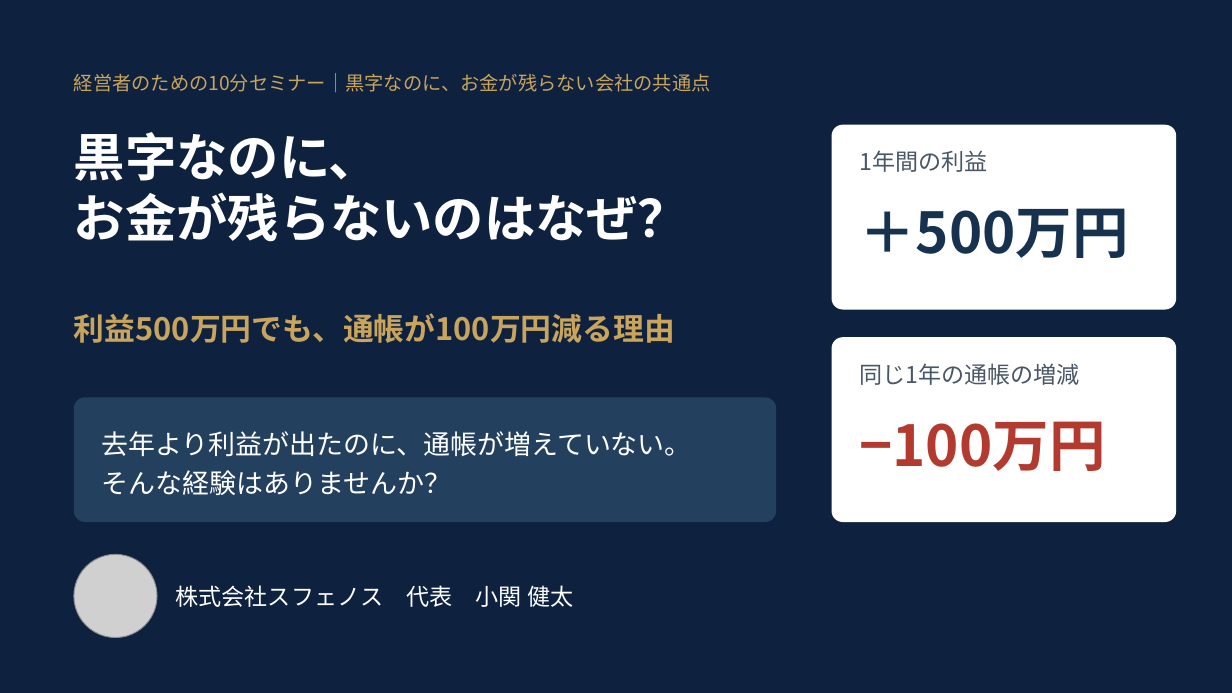
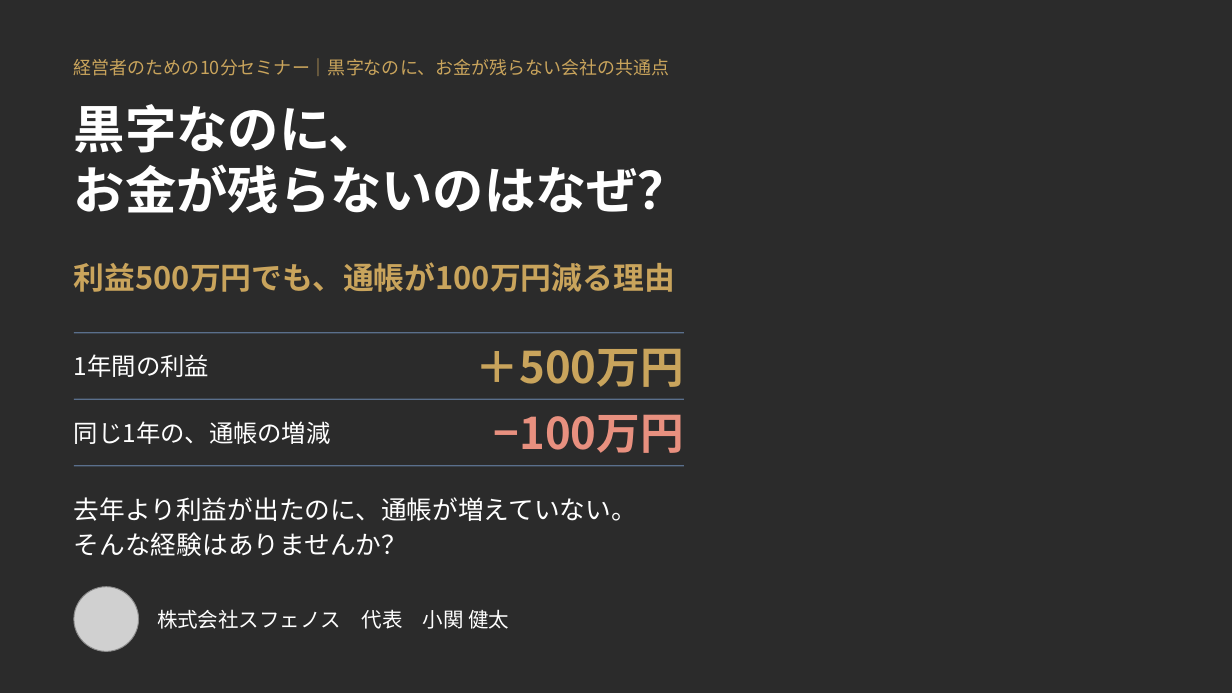
Before and after one commit to koseken0719-lang/kentakoseki0719, a slide deck: slide 1 of seminar/kuroji_okane_seminar.pptx. Drawn at 1232x693 pixels with LibreOffice and Linux fonts; fonts in the diff are those of the drawing; grey boxes stand for pictures; background and template pictures are left out; a plain dark background stands for a picture behind light text. Boxes give left, top, right and bottom in pixels: in the first picture for what was removed or moved away, otherwise in the second. Text is boxed around its words. In the diff, an @@ line names an element or a change of style, - is before the commit and + after.

```diff
--- a/seminar/kuroji_okane_seminar.pptx
+++ b/seminar/kuroji_okane_seminar.pptx
@@ background #0E2240 to picture (left out) @@
@@ text "経営者のための10分セミナー｜黒字なのに、お金が残らない会社の共通点": place and size @@
-text "経営者のための10分セミナー｜黒字なのに、お金が残らない会社の共通点" at [74, 73, 711, 93]
+text "経営者のための10分セミナー｜黒字なのに、お金が残らない会社の共通点" at [74, 58, 670, 76]
@@ text "経営者のための10分セミナー｜黒字なのに、お金が残らない会社の共通点" at [74, 58, 670, 76]: size 15 to 14 pt @@
@@ title "黒字なのに、": place and size @@
-title "黒字なのに、" at [74, 132, 689, 242]
+title "黒字なのに、" at [74, 104, 689, 214]
@@ rounded rectangle removed at [832, 125, 1177, 310] @@
@@ text "利益500万円でも、通帳が100万円減る理由": place and size @@
-text "利益500万円でも、通帳が100万円減る理由" at [74, 313, 675, 343]
+text "利益500万円でも、通帳が100万円減る理由" at [74, 262, 675, 292]
@@ text "1年間の利益": place and size @@
-text "1年間の利益" at [859, 150, 987, 172]
+text "1年間の利益" at [74, 354, 209, 377]
@@ text "1年間の利益" at [74, 354, 209, 377]: size 18 to 19 pt, text colour #4A5768 to #FFFFFF @@
@@ line added from (74, 333) to (684, 333), #5A6F8C 1 pt @@
@@ text "＋500万円": place and size @@
-text "＋500万円" at [859, 208, 1128, 258]
+text "＋500万円" at [476, 348, 684, 387]
@@ text "＋500万円" at [476, 348, 684, 387]: size 44 to 34 pt, text colour #16324F to #C9A45C; alignment left to right @@
@@ rounded rectangle removed at [832, 337, 1177, 522] @@
@@ text removed at [859, 363, 1080, 385] @@
-同じ1年の通帳の増減
@@ rounded rectangle removed at [74, 397, 776, 522] @@
@@ line added from (74, 399) to (684, 399), #5A6F8C 1 pt @@
@@ text "−100万円": place and size @@
-text "−100万円" at [859, 421, 1105, 471]
+text "−100万円" at [494, 414, 684, 453]
@@ text "−100万円" at [494, 414, 684, 453]: size 44 to 34 pt, text colour #B23A2E to #E8907F; alignment left to right @@
@@ text added at [74, 421, 331, 444], 19 pt, text #FFFFFF @@
+同じ1年の、通帳の増減
@@ line added from (74, 466) to (684, 466), #5A6F8C 1 pt @@
@@ text "去年より利益が出たのに、通帳が増えていない。": place and size @@
-text "去年より利益が出たのに、通帳が増えていない。" at [102, 431, 692, 495]
+text "去年より利益が出たのに、通帳が増えていない。" at [74, 497, 637, 556]
@@ text "去年より利益が出たのに、通帳が増えていない。" at [74, 497, 637, 556]: size 21 to 20 pt; line spacing 1.2 to 1.15 @@
@@ picture: place and size @@
-picture at [74, 555, 157, 638]
+picture at [74, 587, 139, 652]
@@ text "株式会社スフェノス 代表 小関 健太": place and size @@
-text "株式会社スフェノス 代表 小関 健太" at [176, 585, 573, 607]
+text "株式会社スフェノス 代表 小関 健太" at [157, 609, 509, 629]
@@ text "株式会社スフェノス 代表 小関 健太" at [157, 609, 509, 629]: size 18 to 16 pt @@
```
Also in this commit, not shown: 6 other slides changed, 3 other files.
